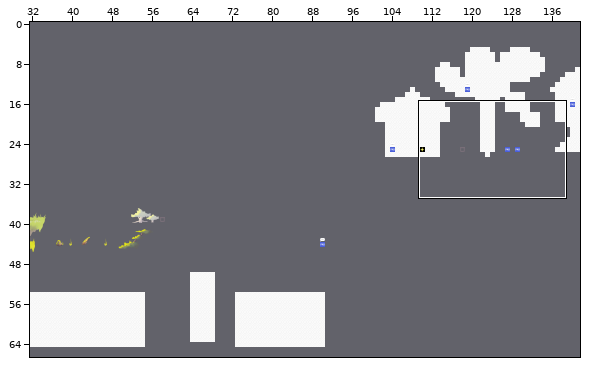
Tiled map (JSON): assets/tilemaps/Alpha1.json. Above, an overview of the earlier version with the close-up marked.
Close-up. Before the commit:
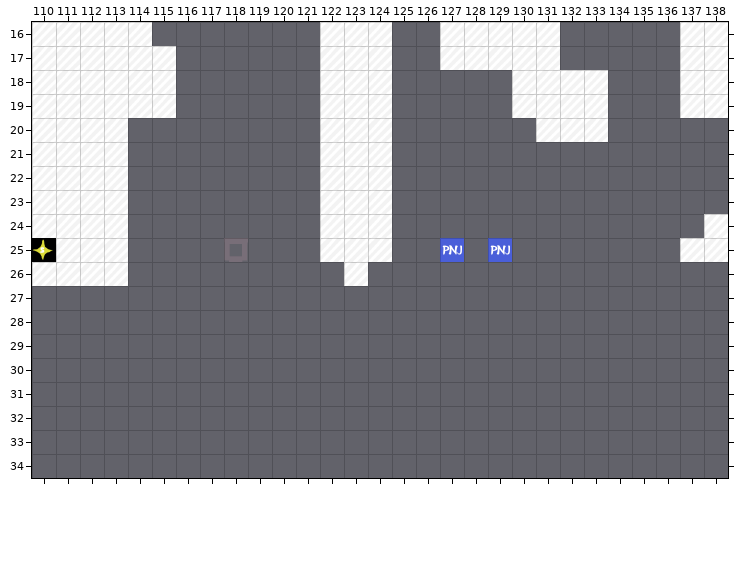
Cells are 64x64 px. Shown: x 110..138, y 16..34. The commit also changed other parts of the map, which this record leaves out.
After:
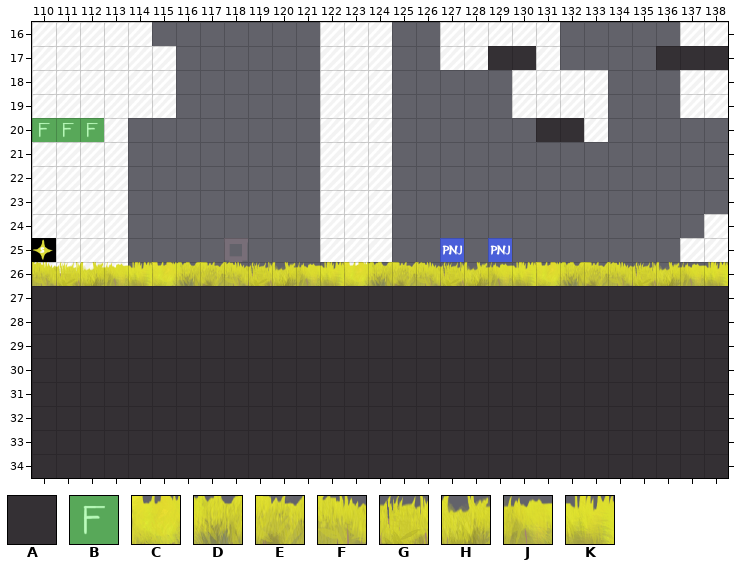
Key: from "Alpha_test1": A 7; from "platformPack_tilesheet_LD": B 293; from "test1": C 2053, D 2054, E 2055, F 2056, G 2057, H 2058, J 2059, K 2060.
_ is an empty cell.
Tiles of an added or newly shown layer are drawn over the layers below it.
Diff:
Layer "Sol" (now shown):
y 17: x 129..130 __ -> AA; x 136..138 ___ -> AAA
y 20: x 110..112 ___ -> BBB; x 131..132 __ -> AA
y 27..34: x 110..138 _____________________________ -> AAAAAAAAAAAAAAAAAAAAAAAAAAAAA
Layer "PNJ":
y 20: x 110..112 ___ -> BBB
Layer "test":
y 26: x 110..138 _____________________________ -> FGHJKCDEFGHJKCDEFGHJKCDEFGHJK
Boxes around the changes in both close-ups, in picture pixels (x1, y1, x2, y2):
added: (488, 46, 536, 70)
added: (656, 46, 728, 70)
added: (32, 118, 104, 142)
added: (536, 118, 584, 142)
added: (32, 262, 728, 478)
